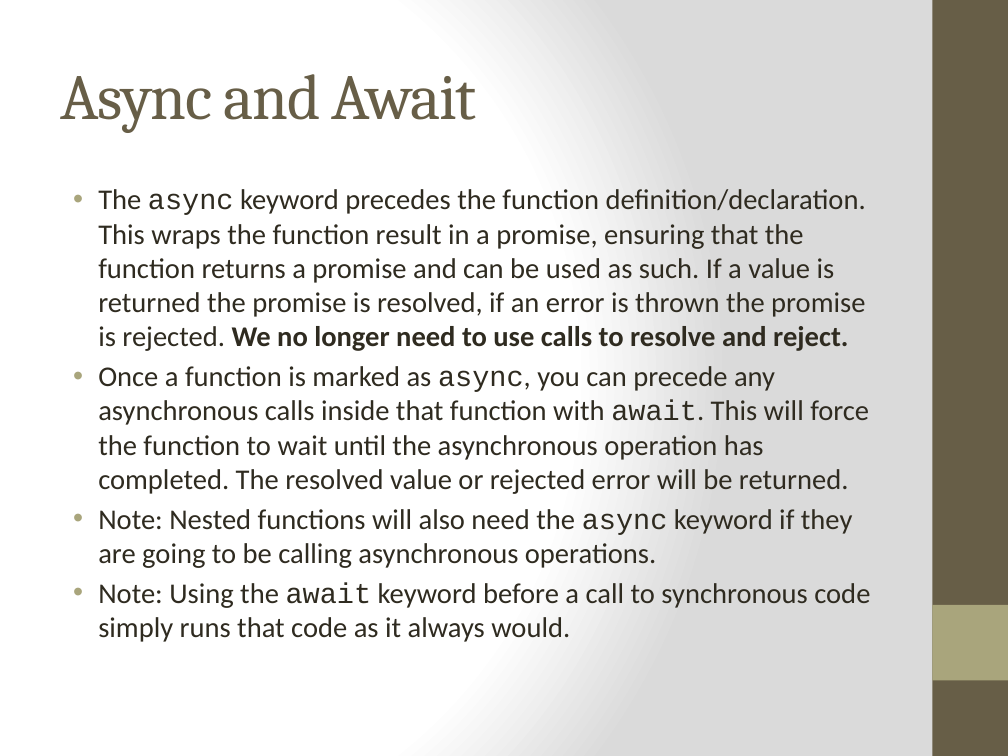
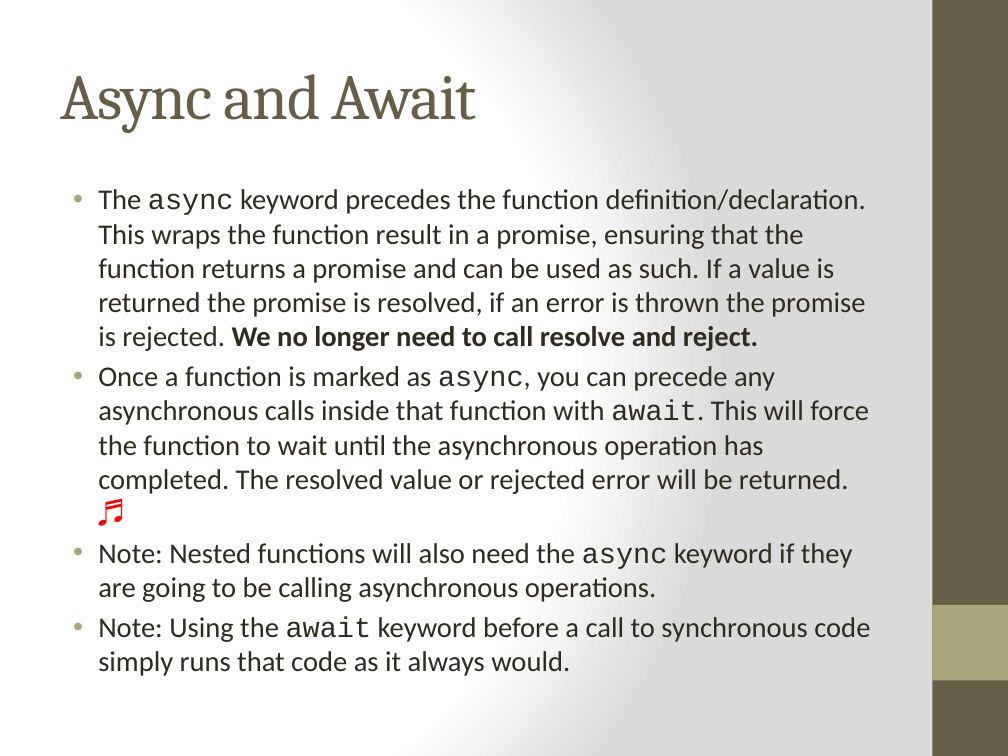
Before and after one commit to cheryly279/AsyncDiscussion, a slide deck: slide 33 of Async_Discussion_9_29_15.pptx. Drawn at 1008x756 pixels with LibreOffice and Linux fonts; fonts in the diff are those of the drawing. Boxes give left, top, right and bottom in pixels: in the first picture for what was removed or moved away, otherwise in the second. Text is boxed around its words. In the diff, an @@ line names an element or a change of style, - is before the commit and + after.

```diff
--- a/Async_Discussion_9_29_15.pptx
+++ b/Async_Discussion_9_29_15.pptx
@@ text at bbox=[98, 189, 869, 494]: text changed @@
-• The async keyword precedes the function definition/declaration. This wraps the function result in a promise, ensuring that the function returns a promise and can be used as such. If a value is returned the promise is resolved, if an error is thrown the promise is rejected. We no longer need to use calls to resolve and reject.
-• Once a function is marked as async, you can precede any asynchronous calls inside that function with await. This will force the function to wait until the asynchronous operation has completed. The resolved value or rejected error will be returned.
+• The async keyword precedes the function definition/declaration. This wraps the function result in a promise, ensuring that the function returns a promise and can be used as such. If a value is returned the promise is resolved, if an error is thrown the promise is rejected. We no longer need to call resolve and reject.
+• Once a function is marked as async, you can precede any asynchronous calls inside that function with await. This will force the function to wait until the asynchronous operation has completed. The resolved value or rejected error will be returned. ♬
```
Also in this commit, not shown: 16 other slides changed.
